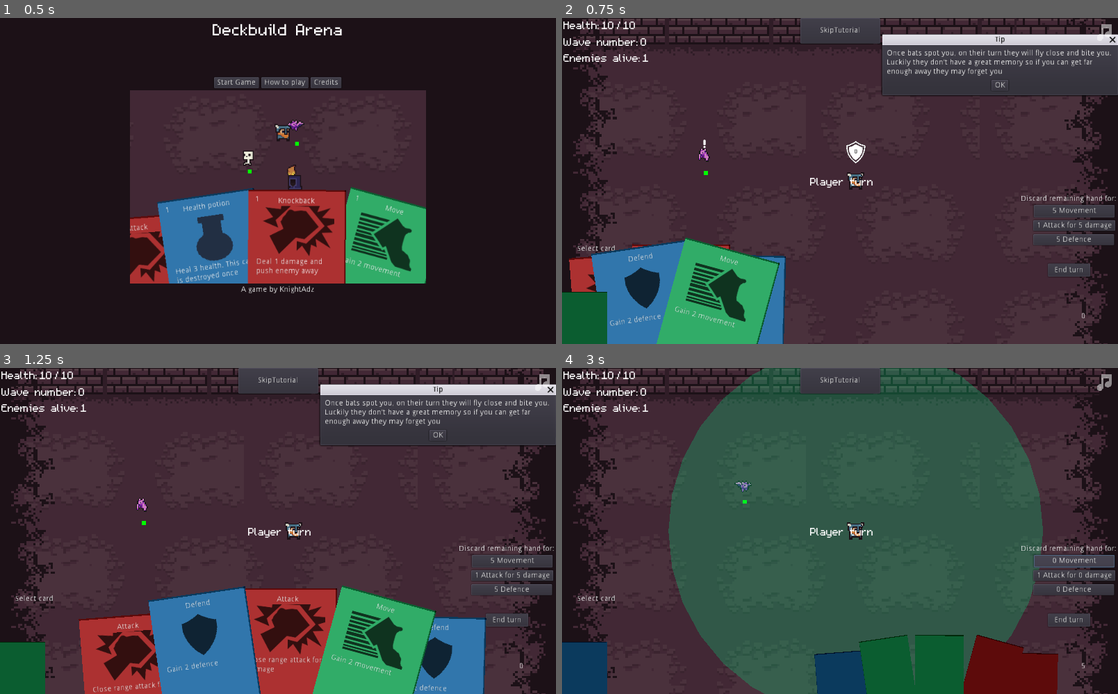
Above: before the commit, frames 1-4 (two rows, left to right).
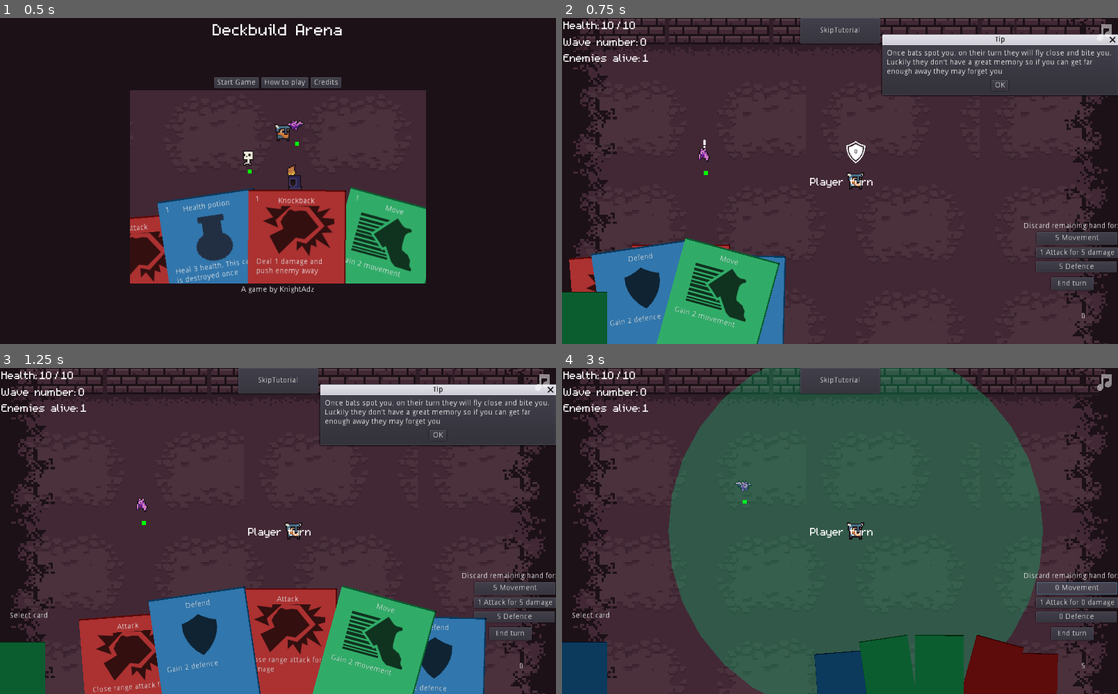
Above: after the commit, the same moments.

Repository: KnightAdz/DeckbuildArena
Game: Godot game, scene res://Menus/MainMenu.tscn
Same seed, same stepped clock (60 frames per second), same inputs: the game is played once before the commit and once after it. The engine's default icon, where the game draws it, is replaced by a stand-in: a white triangle on a blue panel in a dark square.
Inputs:
- Up to frame 1 (0.5 s): no input
- Up to frame 2 (0.75 s): click "Start Game" at 0.5 s
- Up to frame 3 (1.25 s): no input
- Up to frame 4 (3 s): click "OK" at 1.25 s; click "End turn" at 2 s; click "5 Movement" at 2.75 s

Frame 1 is identical in both runs. In frame 2, 1.6% of the frame differs, in the area x 2-100%, y 54-84%; in frame 3, 1.6%; in frame 4, 1.8%, in the area x 1-100%, y 54-84%.

Commit message:
Added card sheen

Diff:
--- a/Cards/Card.gd
+++ b/Cards/Card.gd
@@ -91,6 +91,7 @@
 		$Highlight.visible = true
 		self.z_index = 1
 		toggle_tool_tips(true)
+		animate_sheen()
 	else:
 		$Highlight.visible = false
 		self.z_index = 0
@@ -135,3 +136,13 @@
 
 func get_name():
 	return card_stats.name
+
+
+func animate_sheen():
+	$SheenAnimation.visible = true
+	$SheenAnimation.frame = 0
+	$SheenAnimation.play("default")
+
+
+func _on_SheenAnimation_animation_finished():
+	$SheenAnimation.visible = false
--- a/Cards/Card.tscn
+++ b/Cards/Card.tscn
@@ -1,12 +1,81 @@
-[gd_scene load_steps=6 format=2]
+[gd_scene load_steps=23 format=2]
 
 [ext_resource path="res://icon.png" type="Texture" id=1]
 [ext_resource path="res://Cards/Card.gd" type="Script" id=2]
 [ext_resource path="res://Cards/cards.png" type="Texture" id=3]
 [ext_resource path="res://Cards/WhiteRect.png" type="Texture" id=4]
+[ext_resource path="res://Cards/sheen.png" type="Texture" id=5]
 
 [sub_resource type="RectangleShape2D" id=1]
 extents = Vector2( 88.929, 118.843 )
+
+[sub_resource type="AtlasTexture" id=2]
+atlas = ExtResource( 5 )
+region = Rect2( 0, 0, 180, 240 )
+
+[sub_resource type="AtlasTexture" id=3]
+atlas = ExtResource( 5 )
+region = Rect2( 180, 0, 180, 240 )
+
+[sub_resource type="AtlasTexture" id=4]
+atlas = ExtResource( 5 )
+region = Rect2( 360, 0, 180, 240 )
+
+[sub_resource type="AtlasTexture" id=5]
+atlas = ExtResource( 5 )
+region = Rect2( 540, 0, 180, 240 )
+
+[sub_resource type="AtlasTexture" id=6]
+atlas = ExtResource( 5 )
+region = Rect2( 720, 0, 180, 240 )
+
+[sub_resource type="AtlasTexture" id=7]
+atlas = ExtResource( 5 )
+region = Rect2( 900, 0, 180, 240 )
+
+[sub_resource type="AtlasTexture" id=8]
+atlas = ExtResource( 5 )
+region = Rect2( 1080, 0, 180, 240 )
+
+[sub_resource type="AtlasTexture" id=9]
+atlas = ExtResource( 5 )
+region = Rect2( 1260, 0, 180, 240 )
+
+[sub_resource type="AtlasTexture" id=10]
+atlas = ExtResource( 5 )
+region = Rect2( 1440, 0, 180, 240 )
+
+[sub_resource type="AtlasTexture" id=11]
+atlas = ExtResource( 5 )
+region = Rect2( 1620, 0, 180, 240 )
+
+[sub_resource type="AtlasTexture" id=12]
+atlas = ExtResource( 5 )
+region = Rect2( 1800, 0, 180, 240 )
+
+[sub_resource type="AtlasTexture" id=13]
+atlas = ExtResource( 5 )
+region = Rect2( 1980, 0, 180, 240 )
+
+[sub_resource type="AtlasTexture" id=14]
+atlas = ExtResource( 5 )
+region = Rect2( 2160, 0, 180, 240 )
+
+[sub_resource type="AtlasTexture" id=15]
+atlas = ExtResource( 5 )
+region = Rect2( 2340, 0, 180, 240 )
+
+[sub_resource type="AtlasTexture" id=16]
+atlas = ExtResource( 5 )
+region = Rect2( 2520, 0, 180, 240 )
+
+[sub_resource type="SpriteFrames" id=17]
+animations = [ {
+"frames": [ SubResource( 2 ), SubResource( 3 ), SubResource( 4 ), SubResource( 5 ), SubResource( 6 ), SubResource( 7 ), SubResource( 8 ), SubResource( 9 ), SubResource( 10 ), SubResource( 11 ), SubResource( 12 ), SubResource( 13 ), SubResource( 14 ), SubResource( 15 ), SubResource( 16 ) ],
+"loop": true,
+"name": "default",
+"speed": 60.0
+} ]
 
 [node name="Card" type="Node2D" groups=[
 "card",
@@ -86,6 +155,13 @@
 [node name="CollisionShape2D" type="CollisionShape2D" parent="Area2D"]
 position = Vector2( 0, -43 )
 shape = SubResource( 1 )
+
+[node name="SheenAnimation" type="AnimatedSprite" parent="."]
+visible = false
+modulate = Color( 1, 1, 1, 0.541176 )
+position = Vector2( 0, -42 )
+frames = SubResource( 17 )
 [connection signal="input_event" from="Area2D" to="." method="_on_Area2D_input_event"]
 [connection signal="mouse_entered" from="Area2D" to="." method="_on_Area2D_mouse_entered"]
 [connection signal="mouse_exited" from="Area2D" to="." method="_on_Area2D_mouse_exited"]
+[connection signal="animation_finished" from="SheenAnimation" to="." method="_on_SheenAnimation_animation_finished"]
--- a/Cards/Deck.tscn
+++ b/Cards/Deck.tscn
@@ -52,10 +52,10 @@
 position = Vector2( 28, -4 )
 
 [node name="Turnstate" type="Label" parent="."]
-margin_left = 19.0
-margin_top = -171.0
-margin_right = 104.0
-margin_bottom = -151.0
+margin_left = 9.0
+margin_top = -140.0
+margin_right = 94.0
+margin_bottom = -120.0
 text = "0"
 __meta__ = {
 "_edit_use_anchors_": false
@@ -67,10 +67,10 @@
 curve = SubResource( 1 )
 
 [node name="Button" type="Button" parent="."]
-margin_left = 886.369
-margin_top = -137.321
-margin_right = 964.369
-margin_bottom = -113.321
+margin_left = 892.369
+margin_top = -112.321
+margin_right = 970.369
+margin_bottom = -88.321
 text = "End turn"
 __meta__ = {
 "_edit_use_anchors_": false
@@ -87,20 +87,20 @@
 }
 
 [node name="DiscardFor" type="Label" parent="."]
-margin_left = 836.0
-margin_top = -263.0
-margin_right = 1012.0
-margin_bottom = -249.0
+margin_left = 841.0
+margin_top = -213.0
+margin_right = 1017.0
+margin_bottom = -199.0
 text = "Discard remaining hand for:"
 __meta__ = {
 "_edit_use_anchors_": false
 }
 
 [node name="MovementButton" type="Button" parent="."]
-margin_left = 860.0
-margin_top = -245.0
-margin_right = 1009.0
-margin_bottom = -222.0
+margin_left = 865.0
+margin_top = -195.0
+margin_right = 1014.0
+margin_bottom = -172.0
 theme = ExtResource( 2 )
 text = "5 Movement"
 __meta__ = {
@@ -108,20 +108,20 @@
 }
 
 [node name="AttackButton" type="Button" parent="."]
-margin_left = 859.0
-margin_top = -217.0
-margin_right = 1010.0
-margin_bottom = -197.0
+margin_left = 864.0
+margin_top = -167.0
+margin_right = 1015.0
+margin_bottom = -147.0
 text = "1 Attack for 5 damage"
 __meta__ = {
 "_edit_use_anchors_": false
 }
 
 [node name="DefenceButton" type="Button" parent="."]
-margin_left = 859.0
-margin_top = -191.0
-margin_right = 1008.0
-margin_bottom = -171.0
+margin_left = 864.0
+margin_top = -141.0
+margin_right = 1013.0
+margin_bottom = -121.0
 text = "5 Defence"
 __meta__ = {
 "_edit_use_anchors_": false
--- a/Dialogs/CardOffer.gd
+++ b/Dialogs/CardOffer.gd
@@ -42,3 +42,7 @@
 	emit_signal("turn_taken")
 	emit_signal("add_card_to_discard", card)
 	queue_free()
+
+
+func _on_card_highlighted(card):
+	card.animate_sheen()
--- a/Dialogs/CardOffer.tscn
+++ b/Dialogs/CardOffer.tscn
@@ -64,6 +64,9 @@
 [node name="Card3" parent="Cards" instance=ExtResource( 2 )]
 position = Vector2( 264, 211 )
 [connection signal="pressed" from="Leave" to="." method="_on_Leave_pressed"]
+[connection signal="card_highlighted" from="Cards/Card" to="." method="_on_card_highlighted"]
 [connection signal="card_selected" from="Cards/Card" to="." method="_on_card_selected"]
+[connection signal="card_highlighted" from="Cards/Card2" to="." method="_on_card_highlighted"]
 [connection signal="card_selected" from="Cards/Card2" to="." method="_on_card_selected"]
+[connection signal="card_highlighted" from="Cards/Card3" to="." method="_on_card_highlighted"]
 [connection signal="card_selected" from="Cards/Card3" to="." method="_on_card_selected"]
--- a/Effects/EventManager.gd
+++ b/Effects/EventManager.gd
@@ -45,9 +45,17 @@
 
 
 func _on_Timer_timeout():
-	var enemies_killed = count_events(events_this_card, GameEvent.EventType.KILL)
-	if enemies_killed[0] > 1:
-		create_message(str(enemies_killed[0]) + " in 1", enemies_killed[1])
+	var kill_data = count_events(events_this_card, GameEvent.EventType.KILL)
+	var enemies_killed = kill_data[0]
+	var pos = kill_data[1]
+	if enemies_killed > 1:
+		create_message(str(enemies_killed) + " KILL!", pos)
+	else:
+		var hurt_data = count_events(events_this_card, GameEvent.EventType.HURT)
+		var enemies_hurt = hurt_data[0]
+		pos = hurt_data[1]
+		if enemies_hurt > 1:
+			create_message(str(enemies_hurt) + " in 1", pos)
 
 
 func create_message(text, position):
@@ -55,3 +63,26 @@
 	self.add_child(new_msg)
 	new_msg.set_text(text)
 	new_msg.global_position = position
+
+
+func _on_Enemies_enemy_hurt(position):
+	on_enemy_hurt(position)
+
+
+func on_turn_ended():
+	var pos = Vector2(ProjectSettings.get_setting("display/window/size/width")*0.9,100)
+	var kill_data = count_events(events_this_turn, GameEvent.EventType.KILL)
+	var enemies_killed = kill_data[0]
+
+	if enemies_killed > 1:
+		create_message(str(enemies_killed) + " killed in 1 turn", pos)
+	else:
+		var hurt_data = count_events(events_this_turn, GameEvent.EventType.HURT)
+		var enemies_hurt = hurt_data[0]
+		if enemies_hurt > 1:
+			create_message(str(enemies_hurt) + " in 1 turn", pos)
+	events_this_turn = []
+
+
+func _on_Deck_turn_taken():
+	on_turn_ended()
--- a/Effects/EventManager.tscn
+++ b/Effects/EventManager.tscn
@@ -6,6 +6,6 @@
 script = ExtResource( 1 )
 
 [node name="Timer" type="Timer" parent="."]
-wait_time = 0.5
+wait_time = 0.25
 one_shot = true
 [connection signal="timeout" from="Timer" to="." method="_on_Timer_timeout"]
--- a/Enemies/BasicEnemy.gd
+++ b/Enemies/BasicEnemy.gd
@@ -42,6 +42,7 @@
 	$AnimationPlayer.play("fly")
 	$Hitbox.deactivate()
 	self.connect("no_health", self.get_parent(), "on_enemy_death")
+	self.connect("took_damage", self.get_parent(), "on_enemy_hurt")
 	$HealthRemaining.text = str(stats.health)
 	$HealthIndicator.health = stats.health
 
--- a/Enemies/Enemies.gd
+++ b/Enemies/Enemies.gd
@@ -27,6 +27,7 @@
 signal completed_tutorial()
 signal advance_tutorial()
 signal enemy_killed(position)
+signal enemy_hurt(position)
 
 func _ready():
 	load_wave_from_resource(next_wave_file)
@@ -265,3 +266,7 @@
 					this_enemy["damage"],
 					Vector2(this_enemy["global_position.x"],
 							this_enemy["global_position.y"]))
+
+
+func on_enemy_hurt(position):
+	emit_signal("enemy_hurt",position)
--- a/Main.tscn
+++ b/Main.tscn
@@ -298,11 +298,13 @@
 [connection signal="card_is_hovered" from="CanvasLayer/Deck" to="Player" method="_on_Deck_card_is_hovered"]
 [connection signal="card_played" from="CanvasLayer/Deck" to="EventManager" method="_on_Deck_card_played"]
 [connection signal="card_played" from="CanvasLayer/Deck" to="CanvasLayer/HUD" method="_on_Deck_card_played"]
+[connection signal="turn_taken" from="CanvasLayer/Deck" to="EventManager" method="_on_Deck_turn_taken"]
 [connection signal="turn_taken" from="CanvasLayer/Deck" to="." method="_on_turn_taken"]
 [connection signal="pressed" from="CanvasLayer/SkipTutorialButton" to="." method="_on_SkipTutorialButton_pressed"]
 [connection signal="toggled" from="CanvasLayer/MusicButton" to="." method="_on_MusicButton_toggled"]
 [connection signal="advance_tutorial" from="Enemies" to="CanvasLayer/Tip" method="_on_Enemies_advance_tutorial"]
 [connection signal="completed_tutorial" from="Enemies" to="." method="_on_Enemies_completed_tutorial"]
+[connection signal="enemy_hurt" from="Enemies" to="EventManager" method="_on_Enemies_enemy_hurt"]
 [connection signal="enemy_killed" from="Enemies" to="EventManager" method="on_enemy_killed"]
 [connection signal="number_enemies_changed" from="Enemies" to="CanvasLayer/HUD" method="_on_Enemies_number_enemies_changed"]
 [connection signal="turn_taken" from="Enemies" to="." method="_on_turn_taken"]
Binary file added: Cards/sheen.png
Not shown, added: Cards/sheen.png.import
